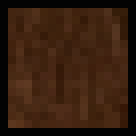
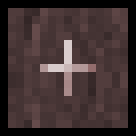
The second 136px x 136px image is a revision of the first. Changes to its layers:
showed "+" over bbox(40, 40, 96, 96)
renamed "Capa 3 copia" to "Capa 2", painted on it over bbox(0, 0, 136, 136)
